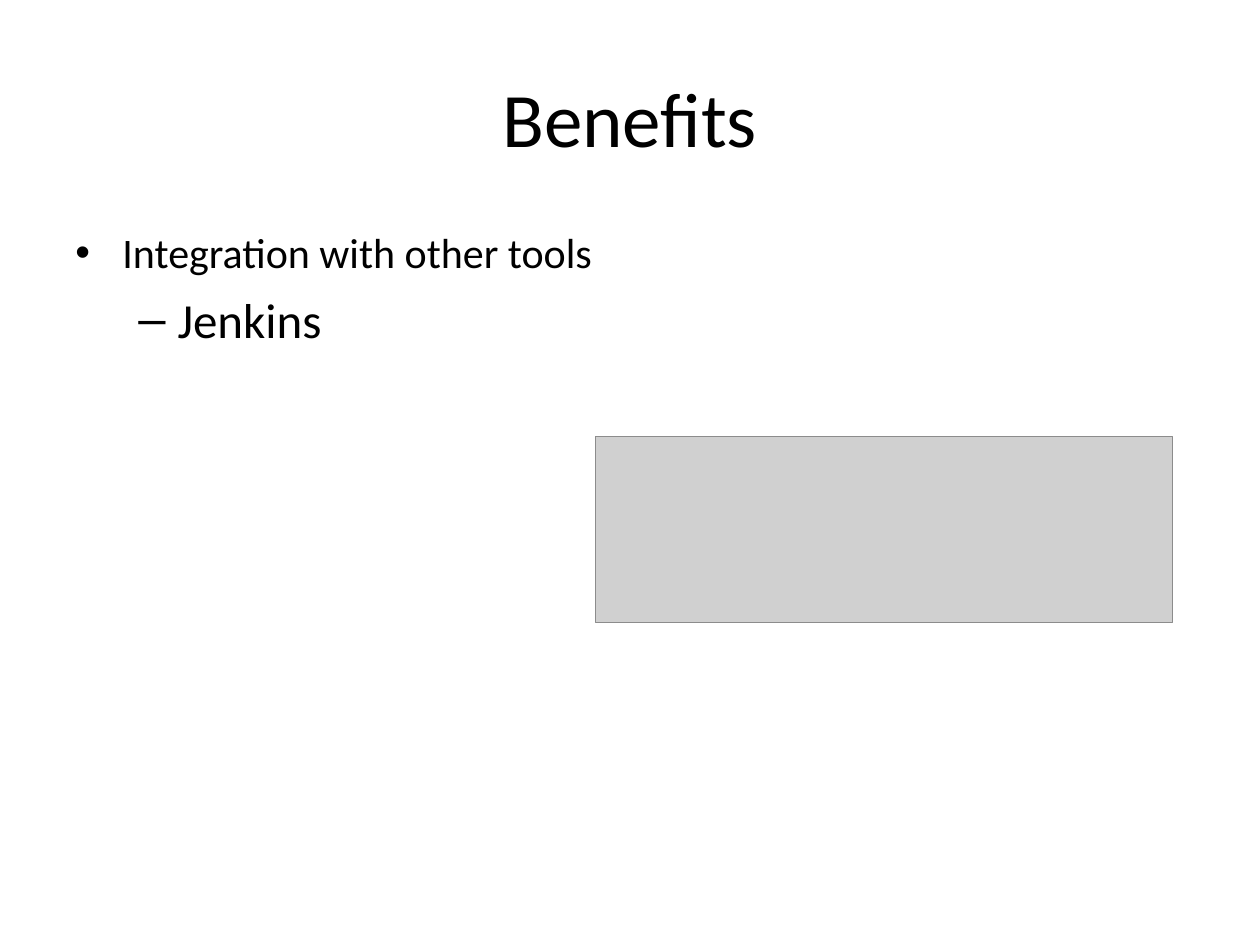
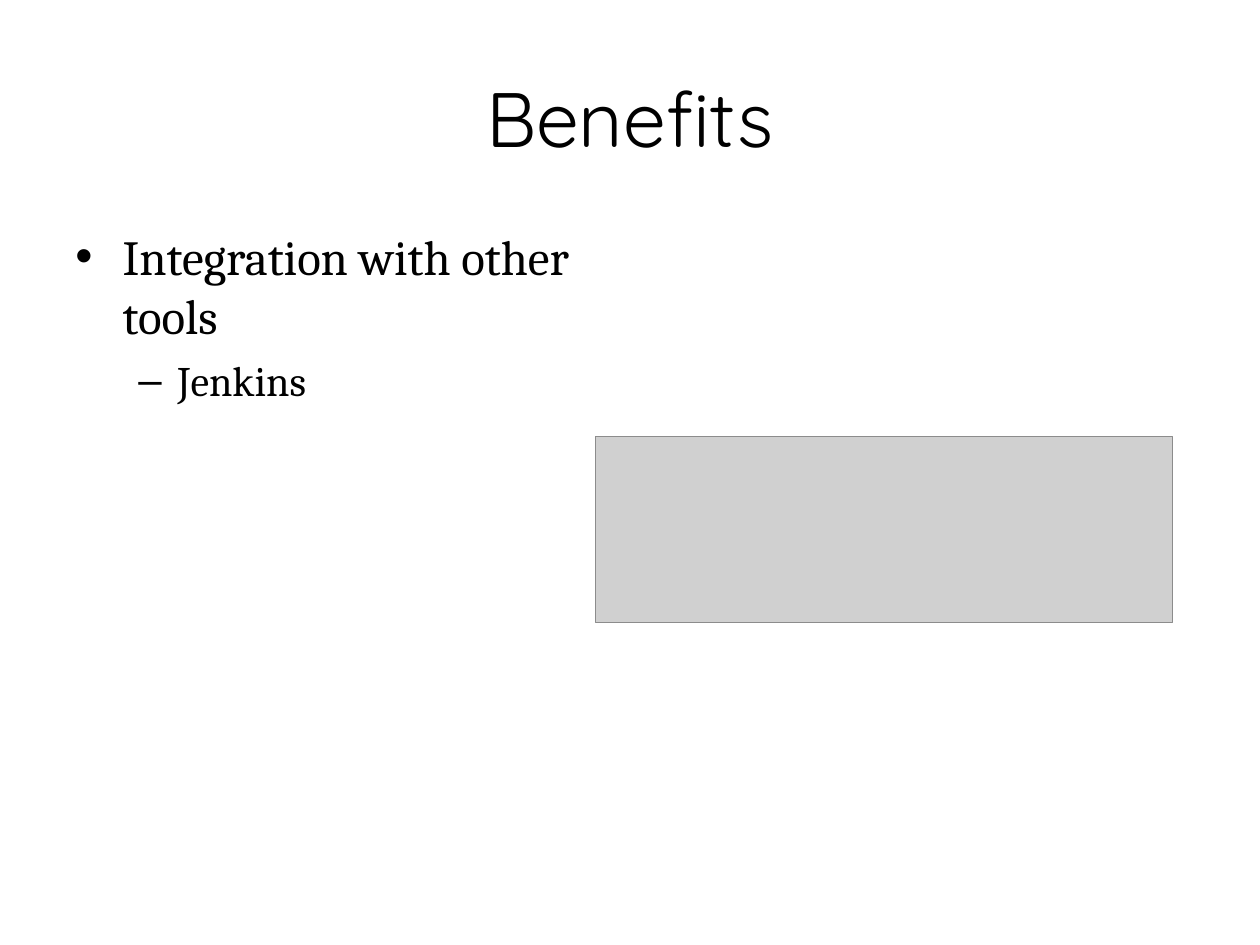
Before and after one commit to hdgarrood/yini-cttb-redmine, a slide deck: slide 5 of Migrating to Redmine.ppt. Drawn at 1260x945 pixels with LibreOffice and Linux fonts; fonts in the diff are those of the drawing; grey boxes stand for pictures; background and template pictures are left out. Boxes give left, top, right and bottom in pixels: in the first picture for what was removed or moved away, otherwise in the second. Text is boxed around its words. In the diff, an @@ line names an element or a change of style, - is before the commit and + after.

Commit message:
make it look good
done in ms office 2010 on windows -- probs best to keep all changes on
this platform from now on.
fixed all the styles so that they can all be changed together easily

```diff
--- a/Migrating to Redmine.ppt
+++ b/Migrating to Redmine.ppt
@@ title "Benefits" at (486,90,773,148): font Calibri to Quicksand @@
@@ text "Integration with other tools" at (123,241,569,404): size 24 to 28 pt in "Integration with other tools"; font Calibri to Cambria; size 28 to 24 pt in "Jenkins"; indent changed; less space between paragraphs @@
```
Also in this commit, not shown: 6 other slides changed.
